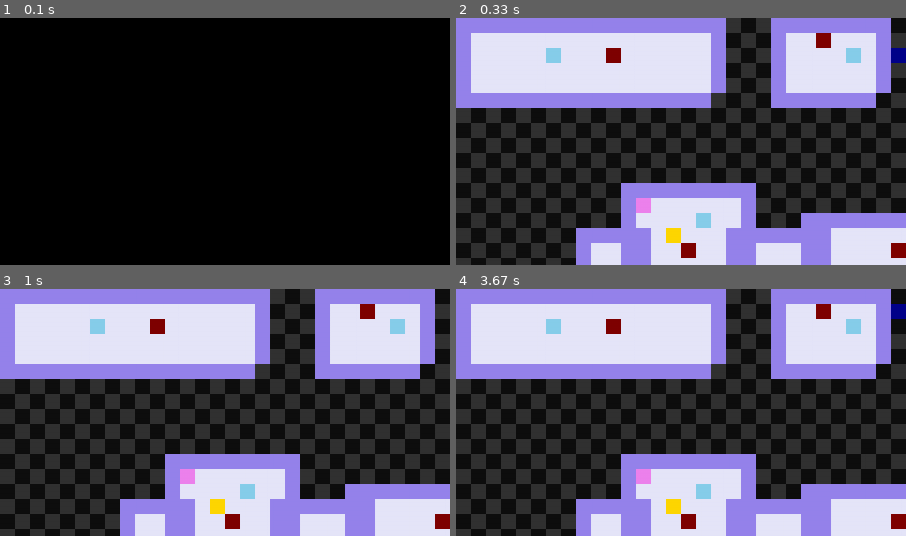
Above: before the commit, frames 1-4 (two rows, left to right).
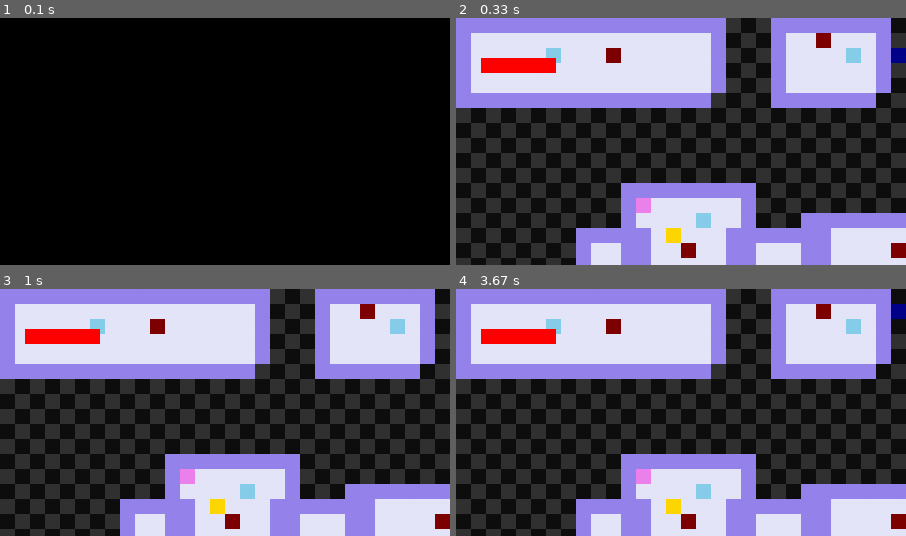
Above: after the commit, the same moments.

Repository: alice-ch/AP_Hackathon
Game: pygame game, started from main.py
Same seed, same stepped clock (60 frames per second), same inputs: the game is played once before the commit and once after it.
Inputs:
- Up to frame 1 (0.1 s): no input
- Up to frame 2 (0.33 s): no input
- Up to frame 3 (1 s): hold Right 0.33-0.8 s; hold Up from 0.83 s (still down)
- Up to frame 4 (3.67 s): release Up at 1.27 s; hold Right 1.3-1.8 s; hold Left 1.83-2.37 s; hold Down 2.4-2.95 s; hold Left 2.98-3.53 s; hold Up from 3.57 s (still down)
The pictures show only the part of the screen within x 0-50%, y 0-50%; the shares and areas given below are measured in that part.

Frame 1 is identical in both runs. In frame 2, 1.0% of the frame differs, in the area x 5-23%, y 16-23%; in frame 3, 1.0%; in frame 4, 1.0%.

Commit message:
avance barre bas

Diff:
--- a/main.py
+++ b/main.py
@@ -105,6 +105,7 @@
         self.display_corridors()
         self.piece.display(self.screen)
         self.display_object()
+        self.display_life()
 
 
     def display_object(self):
@@ -147,6 +148,10 @@
             rect = pygame.Rect(y, x, TILES_SIZE, TILES_SIZE)
             pygame.draw.rect(self.screen,MONEY_COLOUR,rect)
             self.forbidden_cases[MONEYx[i]][MONEYy[i]]= 5
+
+    def display_life(self):
+        rect = pygame.Rect(int(SCREEN_HEIGHT / TILES_SIZE), int(SCREEN_WIDTH / TILES_SIZE)-12, self.piece.vie *TILES_SIZE, TILES_SIZE)
+        pygame.draw.rect(self.screen,(255,0,0),rect)
 
 
     def update(self):
